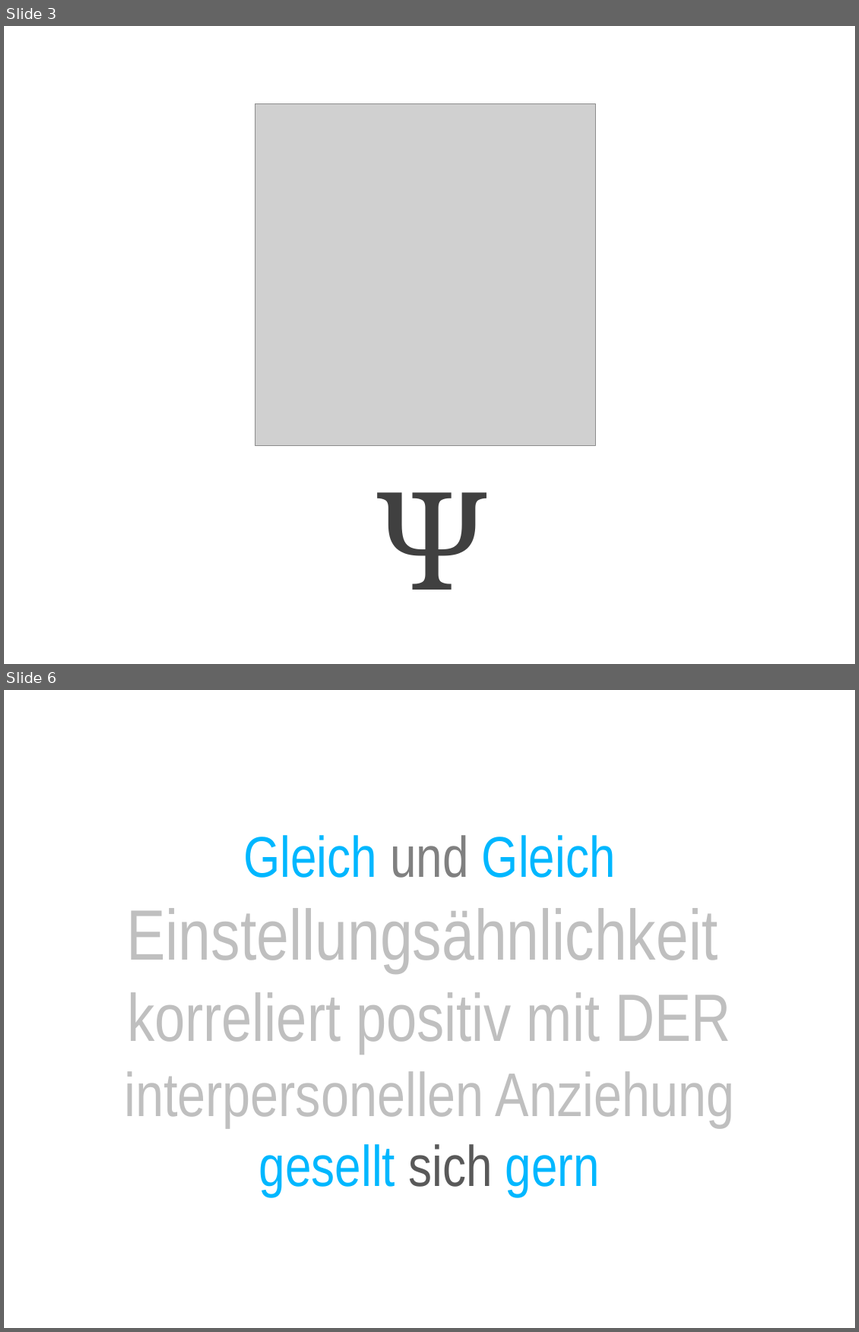
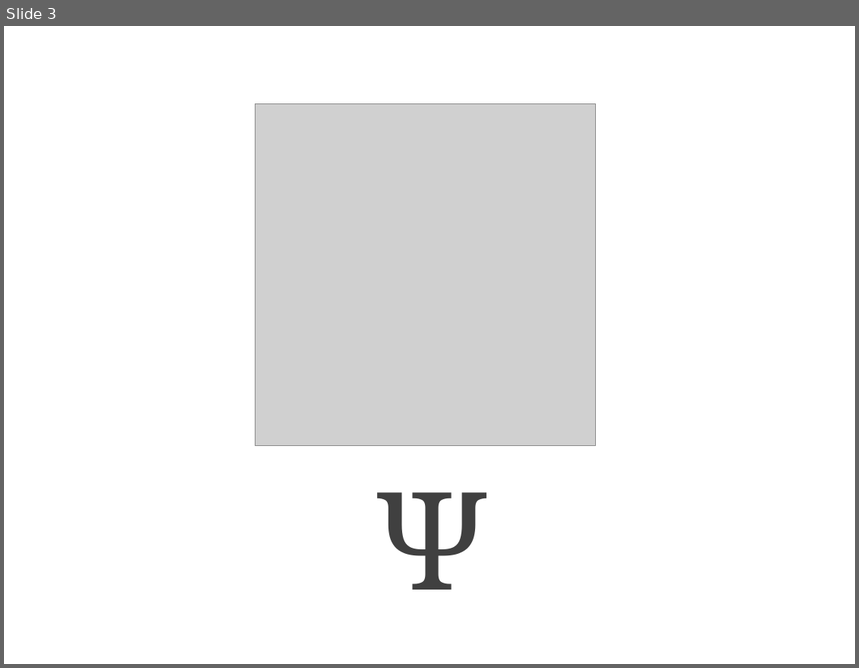
Before and after one commit to cessor/empathiccode, a slide deck: WeaselWords-DotnetDevCon.pptx. Shown one above the other, each under a label of ours: slides 3 and 6 before the commit, slide 3 after it; the slides between them are not shown. The pictures are 859x1332 and 859x668 pixels, drawn with LibreOffice and Linux fonts; fonts in the diff are those of the drawing; grey boxes stand for pictures. Boxes give left, top, right and bottom in pixels: in the first picture for what was removed or moved away, otherwise in the second. Text is boxed around its words. In the diff, an @@ line names an element or a change of style, - is before the commit and + after.

```diff
--- a/WeaselWords-DotnetDevCon.pptx
+++ b/WeaselWords-DotnetDevCon.pptx
@@ slide 6 removed at <box>4,690,855,1328</box>, background #FFFFFF @@
@@ title removed at <box>124,835,735,1198</box> @@
-Gleich und Gleich
-Einstellungsähnlichkeit
-korreliert positiv mit DER
-interpersonellen Anziehung
-gesellt sich gern
```
Also in this commit, not shown: 1 slide changed, 51 slides added, 67 other slides removed, 1 other file.
